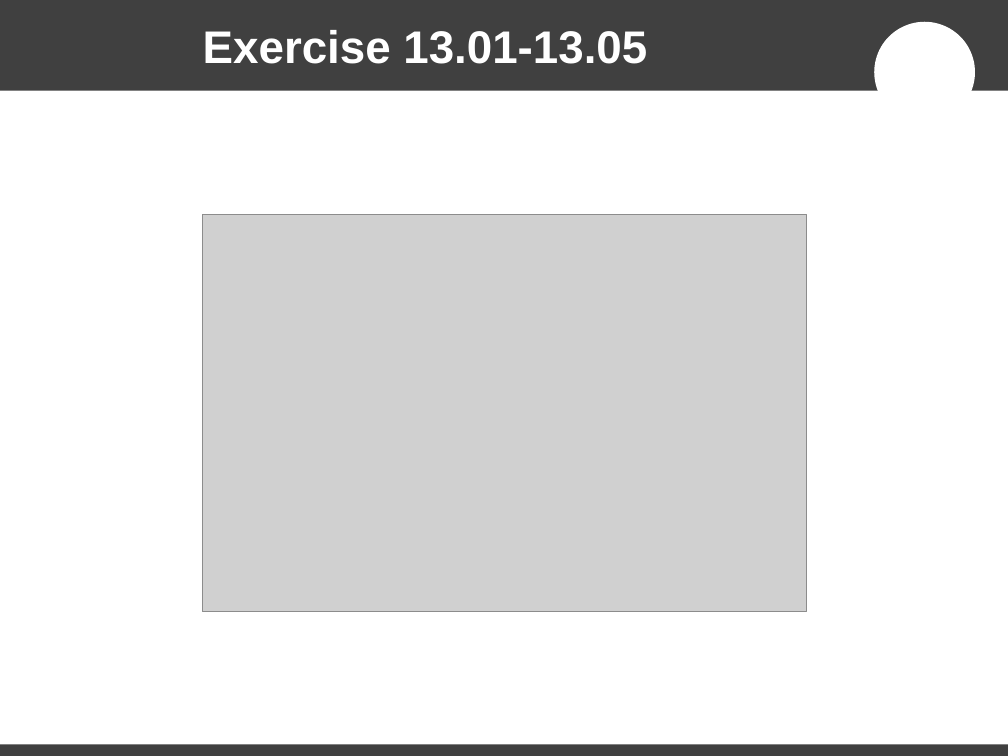
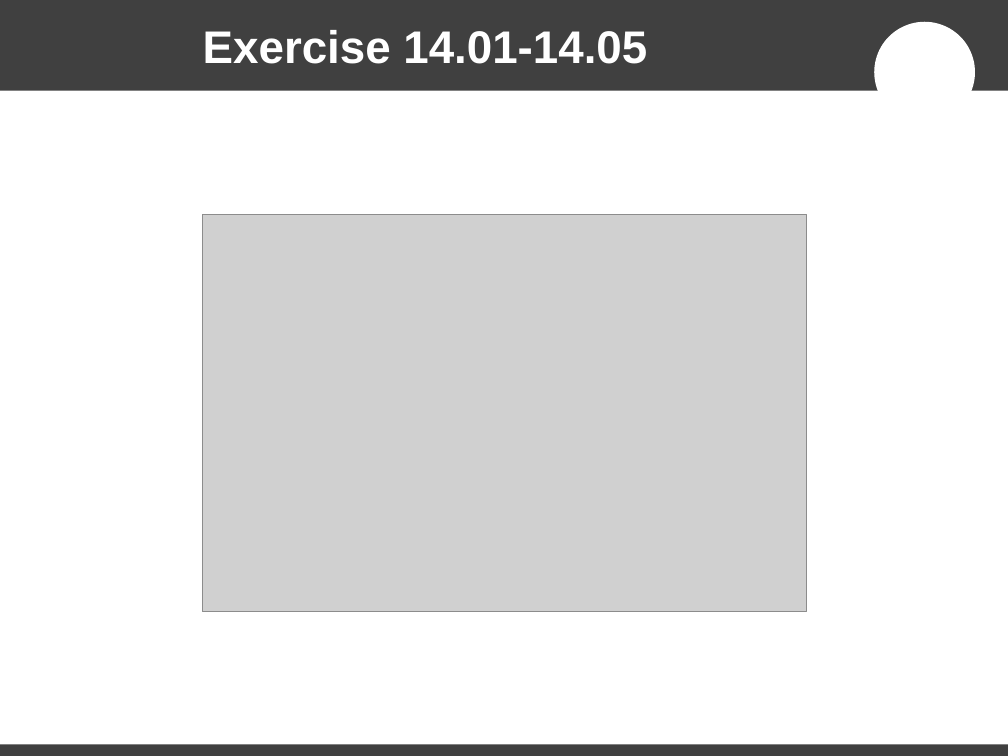
Before and after one commit to MontpellierRessourcesImagerie/ij-macro-programming-workshop, a slide deck: slide 40 of Macro Programming with ImageJ.odp (slide 39 before the commit). Drawn at 1008x756 pixels with LibreOffice and Linux fonts; fonts in the diff are those of the drawing; grey boxes stand for pictures; background and template pictures are left out. Boxes give left, top, right and bottom in pixels: in the first picture for what was removed or moved away, otherwise in the second. Text is boxed around its words. In the diff, an @@ line names an element or a change of style, - is before the commit and + after.

```diff
--- a/Macro Programming with ImageJ.odp
+++ b/Macro Programming with ImageJ.odp
@@ title at [203, 30, 647, 64]: text changed @@
-Exercise 13.01-13.05
+Exercise 14.01-14.05
```
Also in this commit, not shown: 6 other slides changed, 1 slide added.
